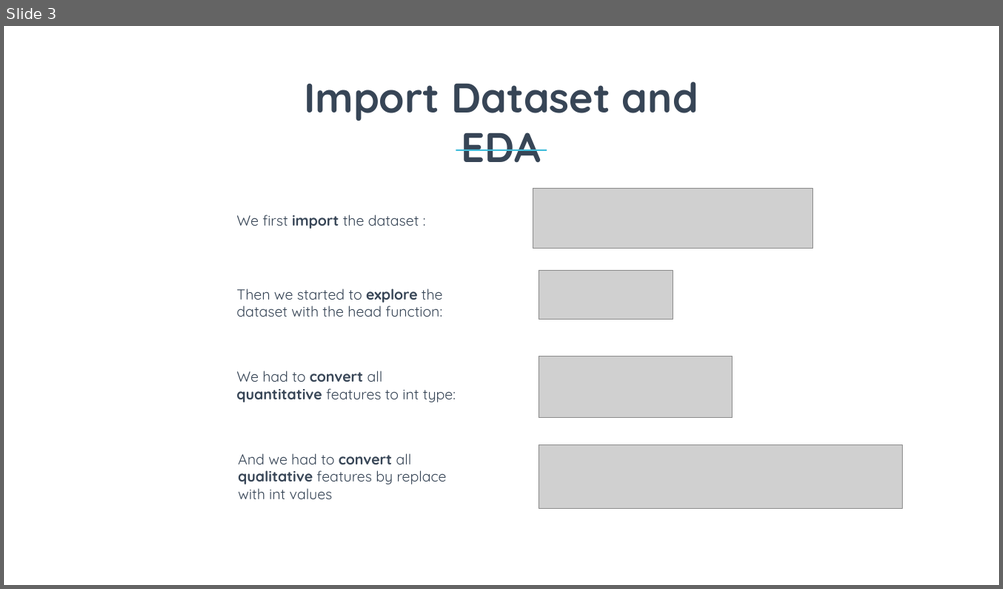
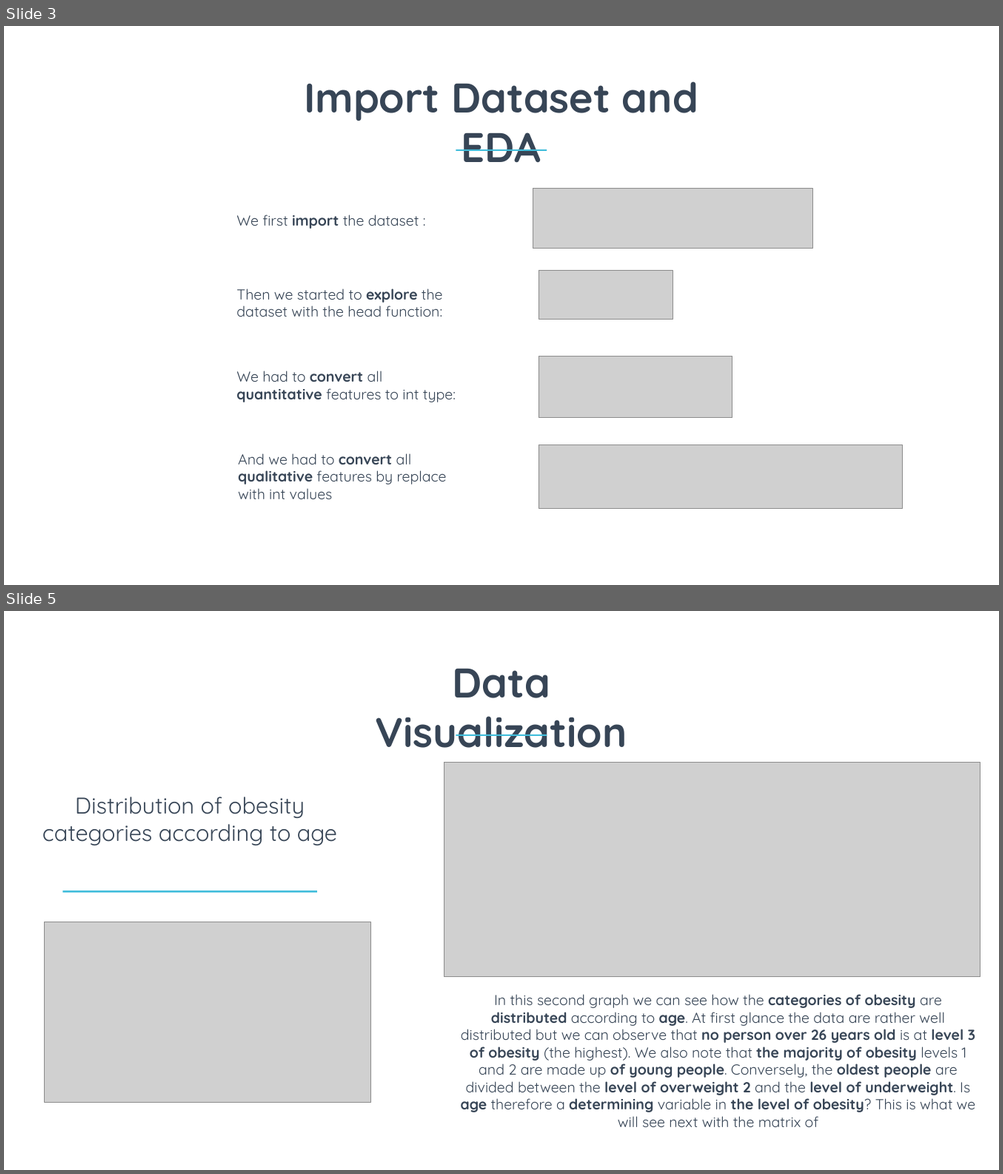
Before and after one commit to Aursen/ObesityAnalysis, a slide deck: Report.pptx. Shown one above the other, each under a label of ours: slide 3 before the commit, slides 3 and 5 after it; the slides between them are not shown. The pictures are 1003x589 and 1003x1174 pixels, drawn with LibreOffice and Linux fonts; fonts in the diff are those of the drawing; grey boxes stand for pictures. Boxes give left, top, right and bottom in pixels: in the first picture for what was removed or moved away, otherwise in the second. Text is boxed around its words. In the diff, an @@ line names an element or a change of style, - is before the commit and + after.

```diff
--- a/Report.pptx
+++ b/Report.pptx
@@ slide 5 added at (4, 611, 999, 1170), background #FFFFFF @@
@@ text added at (375, 668, 627, 748), 80 pt, text #374556, bold @@
+Data Visualization
@@ rectangle added at (455, 735, 546, 736), fill #41BDDB @@
@@ picture added at (444, 762, 980, 977) @@
@@ text added at (42, 797, 337, 846), 44 pt, text #374556 @@
+Distribution of obesity categories according to age
@@ rectangle added at (63, 891, 317, 892), fill #41BDDB @@
@@ picture added at (44, 922, 370, 1102) @@
@@ text added at (461, 994, 976, 1128), 28 pt, text #374556 @@
+In this second graph we can see how the categories of obesity are distributed according to age. At first glance the data are rather well distributed but we can observe that no person over 26 years old is at level 3 of obesity (the highest). We also note that the majority of obesity levels 1 and 2 are made up of young people. Conversely, the oldest people are divided between the level of overweight 2 and the level of underweight. Is age therefore a determining variable in the level of obesity? This is what we will see next with the matrix of
```
Also in this commit, not shown: 1 slide changed, 4 other slides added, 3 slides removed, 1 other file.
